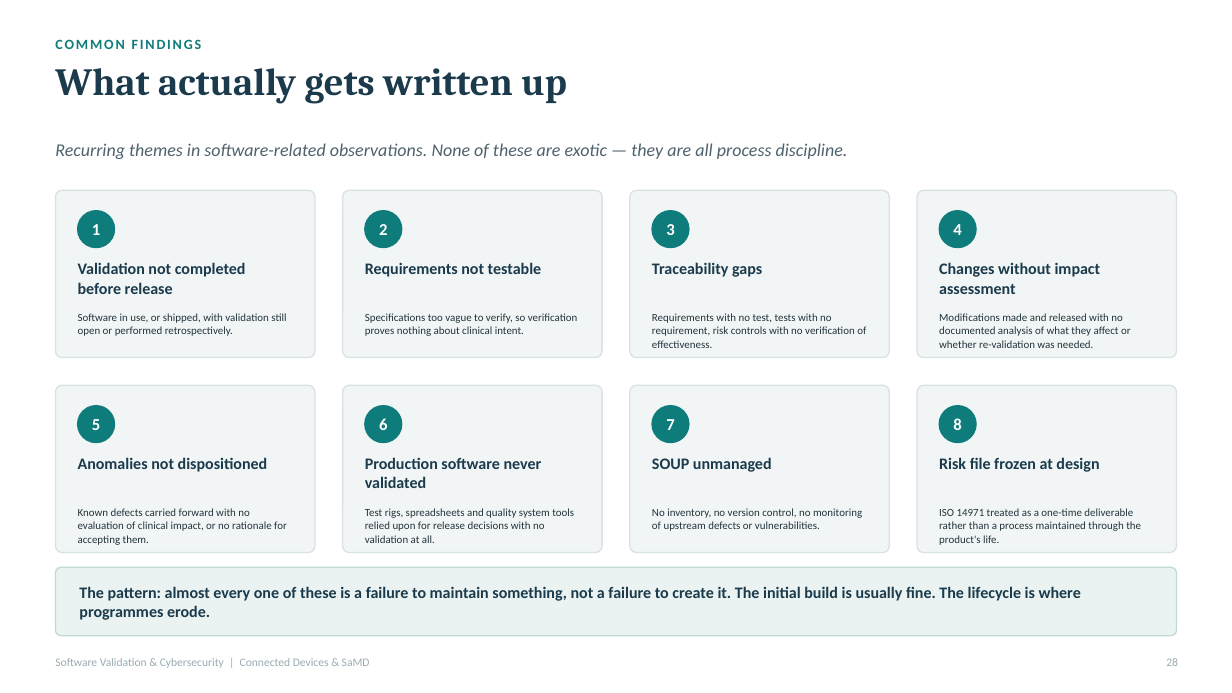
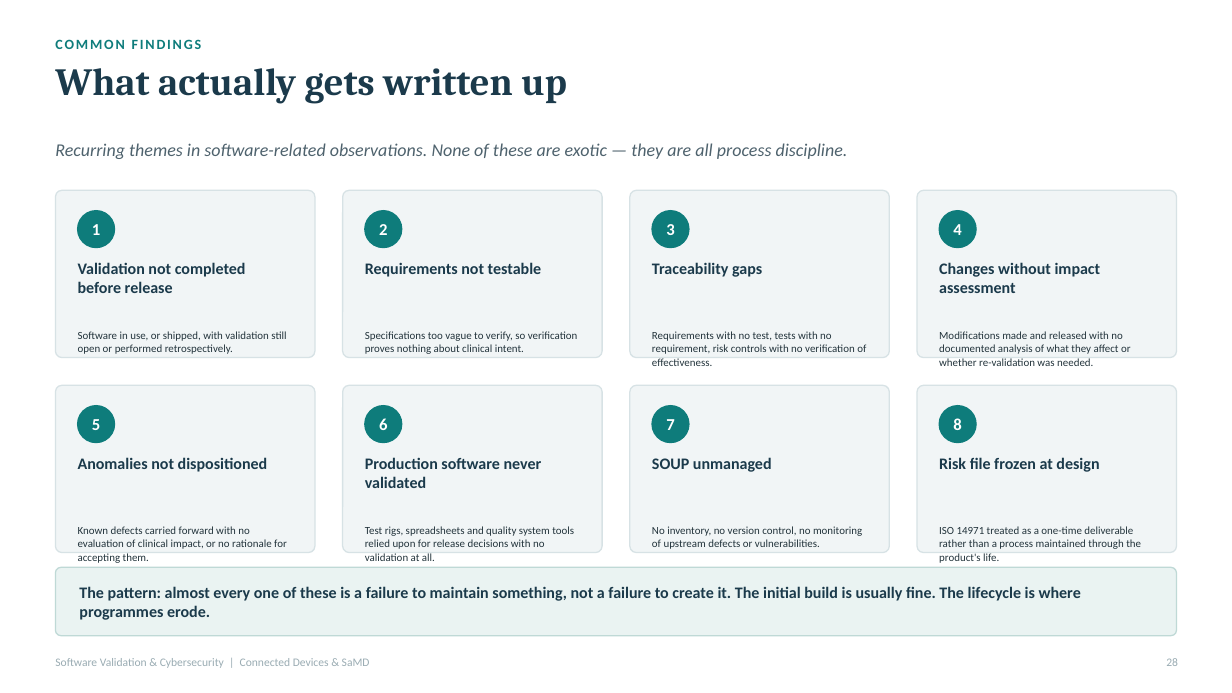
Before and after one commit to Jordantelder/my-website, a slide deck: slide 28 of seminars/software-validation-cybersecurity/Software_Validation_and_Cybersecurity_Seminar.pptx. Drawn at 1232x693 pixels with LibreOffice and Linux fonts; fonts in the diff are those of the drawing. Boxes give left, top, right and bottom in pixels: in the first picture for what was removed or moved away, otherwise in the second. Text is boxed around its words. In the diff, an @@ line names an element or a change of style, - is before the commit and + after.

```diff
--- a/seminars/software-validation-cybersecurity/Software_Validation_and_Cybersecurity_Seminar.pptx
+++ b/seminars/software-validation-cybersecurity/Software_Validation_and_Cybersecurity_Seminar.pptx
@@ text "Software in use, or shipped, ..." moved from (x1=78, y1=313, x2=286, y2=336) to (x1=78, y1=331, x2=286, y2=354) @@
@@ text "Specifications too vague to verify, ..." moved from (x1=365, y1=313, x2=578, y2=336) to (x1=365, y1=331, x2=578, y2=354) @@
@@ text "Requirements with no test, tests ..." rewrapped from (x1=652, y1=313, x2=866, y2=348) to (x1=652, y1=331, x2=866, y2=354) @@
@@ text "Modifications made and released with ..." moved from (x1=939, y1=313, x2=1131, y2=348) to (x1=939, y1=331, x2=1131, y2=366) @@
@@ text "Known defects carried forward with ..." moved from (x1=78, y1=508, x2=287, y2=545) to (x1=78, y1=526, x2=287, y2=563) @@
@@ text "Test rigs, spreadsheets and quality ..." moved from (x1=365, y1=508, x2=574, y2=543) to (x1=365, y1=526, x2=574, y2=561) @@
@@ text "No inventory, no version control, ..." moved from (x1=652, y1=508, x2=862, y2=531) to (x1=652, y1=526, x2=862, y2=547) @@
@@ text "ISO 14971 treated as a ..." moved from (x1=939, y1=508, x2=1141, y2=545) to (x1=939, y1=526, x2=1141, y2=563) @@
```
Also in this commit, not shown: 7 other slides changed.
